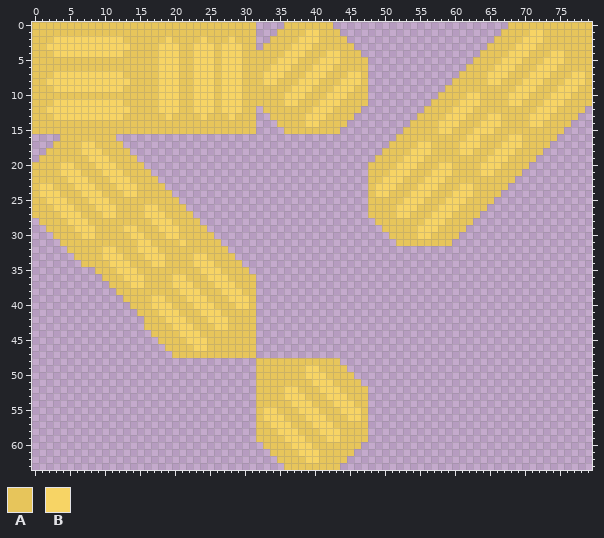
Two versions of one pixel-art file, world-and-tiles/tactile_flor.aseprite. Above, as it was before the edit.
80x64 pixels, 1 frame.
Palette (. is transparent): A #e7c55b  B #f7d465
Pixels before (only the part around the change), first column x 50:
22 BBBAAABBBAAAAAAAAAA...........
23 BBAAABBBAAABBAAAAA............
24 BAAABBBAAABBBAAAA.............
25 AAABBBAAABBBAAAA..............
26 AABBBAAABBBAAAA...............
27 AABBAAABBBAAAA................
28 AAAAAABBBAAAA.................
29 AAAAABBBAAAA..................
30 .AAAABBAAAA...................
31 ..AAAAAAAA....................
32 ..............................
33 ..............................
34 ..............................
35 ..............................
36 ..............................
37 ..............................
38 ..............................
39 ..............................
40 ..............................
41 ..............................
42 ..............................
43 ..............................
44 ..............................
45 ..............................
46 ..............................
47 ..............................
48 ..............................
49 ..............................
50 ..............................
51 ..............................
52 ..............................
53 ..............................
54 ..............................
55 ..............................
56 ..............................
57 ..............................
58 ..............................
59 ..............................
After:
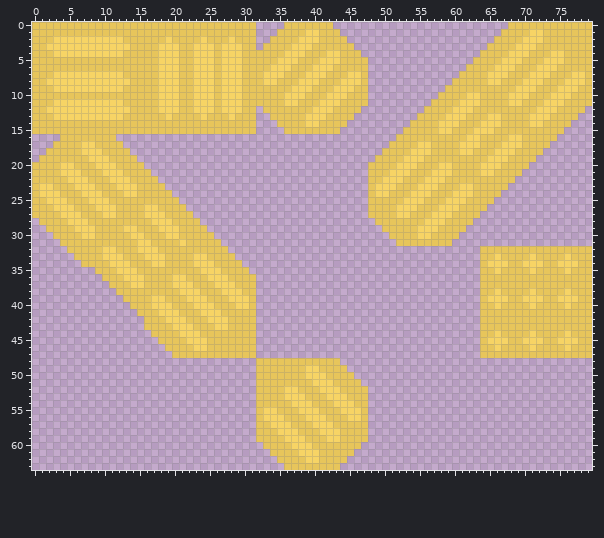
Diff:
y 32: x 64..79 ................ -> AAAAAAAAAAAAAAAA
y 33: x 64..79 ................ -> AABAAAABAAAABAAA
y 34: x 64..79 ................ -> ABBBAABBBAABBBAA
y 35: x 64..79 ................ -> AABAAAABAAAABAAA
y 36..37: x 64..79 ................ -> AAAAAAAAAAAAAAAA
y 38: x 64..79 ................ -> AABAAAABAAAABAAA
y 39: x 64..79 ................ -> ABBBAABBBAABBBAA
y 40: x 64..79 ................ -> AABAAAABAAAABAAA
y 41..43: x 64..79 ................ -> AAAAAAAAAAAAAAAA
y 44: x 64..79 ................ -> AABAAAABAAAABAAA
y 45: x 64..79 ................ -> ABBBAABBBAABBBAA
y 46: x 64..79 ................ -> AABAAAABAAAABAAA
y 47: x 64..79 ................ -> AAAAAAAAAAAAAAAA
Boxes around the changes in both pictures, in picture pixels (x1, y1, x2, y2):
added: (480, 246, 592, 358)
